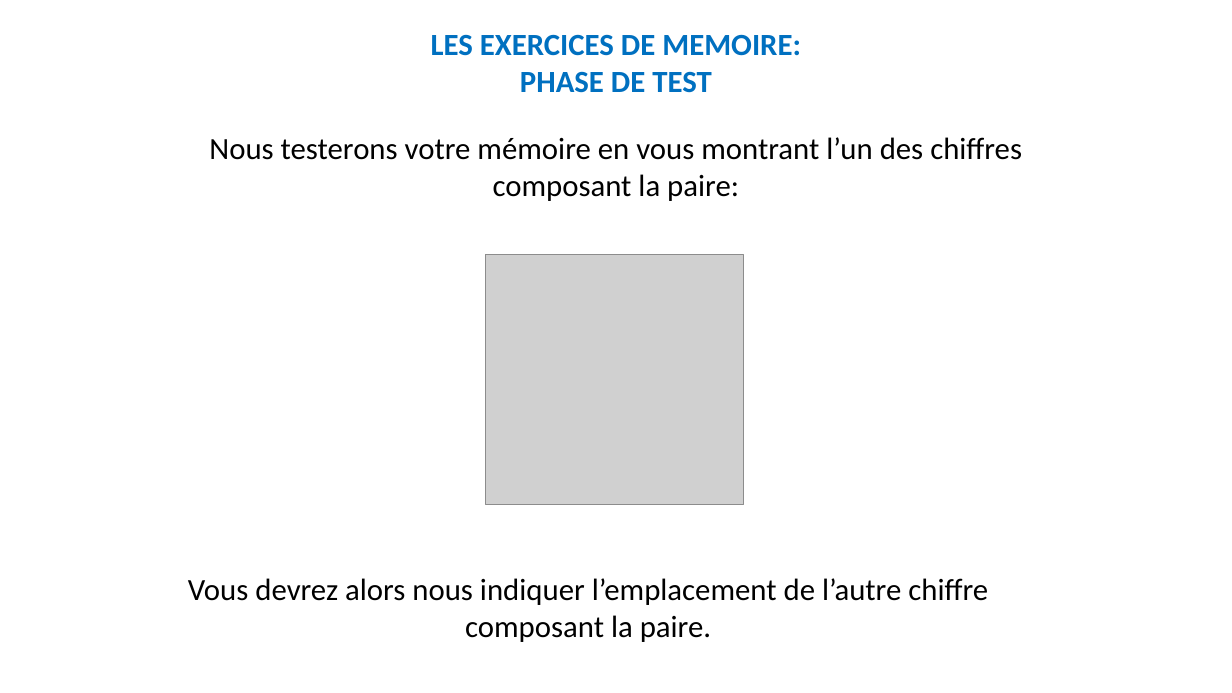
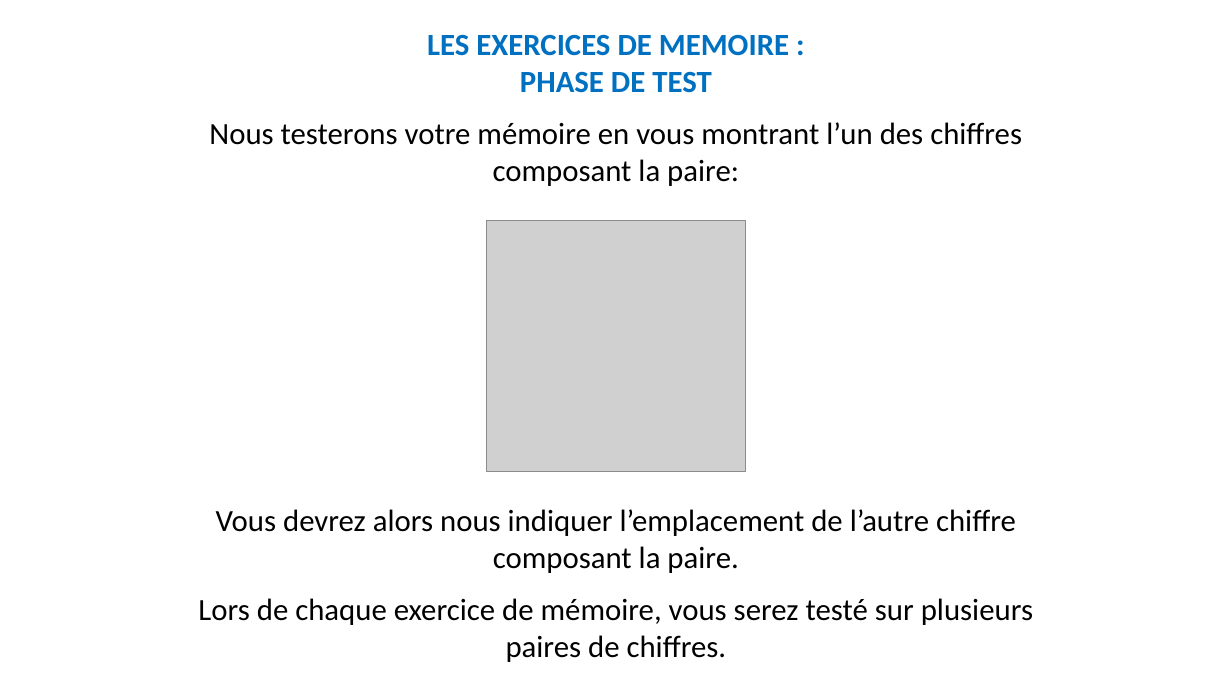
Before and after one commit to MBB-team/Online_Testing, a slide deck: slide 4 of src/SE_ELAN/Stimuli/Instructions.pptx (slide 5 before the commit). Drawn at 1232x693 pixels with LibreOffice and Linux fonts; fonts in the diff are those of the drawing; grey boxes stand for pictures. Boxes give left, top, right and bottom in pixels: in the first picture for what was removed or moved away, otherwise in the second. Text is boxed around its words. In the diff, an @@ line names an element or a change of style, - is before the commit and + after.

```diff
--- a/src/SE_ELAN/Stimuli/Instructions.pptx
+++ b/src/SE_ELAN/Stimuli/Instructions.pptx
@@ text at box(427, 34, 789, 93): spaces changed @@
-LES EXERCICES DE MEMOIRE: PHASE DE TEST
+LES EXERCICES DE MEMOIRE : PHASE DE TEST
@@ text "Nous testerons votre mémoire en ...": place and size @@
-text "Nous testerons votre mémoire en ..." at box(209, 137, 1022, 201)
+text "Nous testerons votre mémoire en ..." at box(209, 122, 1022, 186)
@@ picture: place and size @@
-picture at box(486, 254, 744, 505)
+picture at box(487, 221, 745, 471)
@@ text "Vous devrez alors nous indiquer ...": place and size @@
-text "Vous devrez alors nous indiquer ..." at box(188, 578, 988, 642)
+text "Vous devrez alors nous indiquer ..." at box(198, 509, 1033, 662)
@@ text at box(198, 598, 1033, 662): paragraph added @@
+Lors de chaque exercice de mémoire, vous serez testé sur plusieurs paires de chiffres.
```
Also in this commit, not shown: 7 other slides changed, 1 slide removed.
